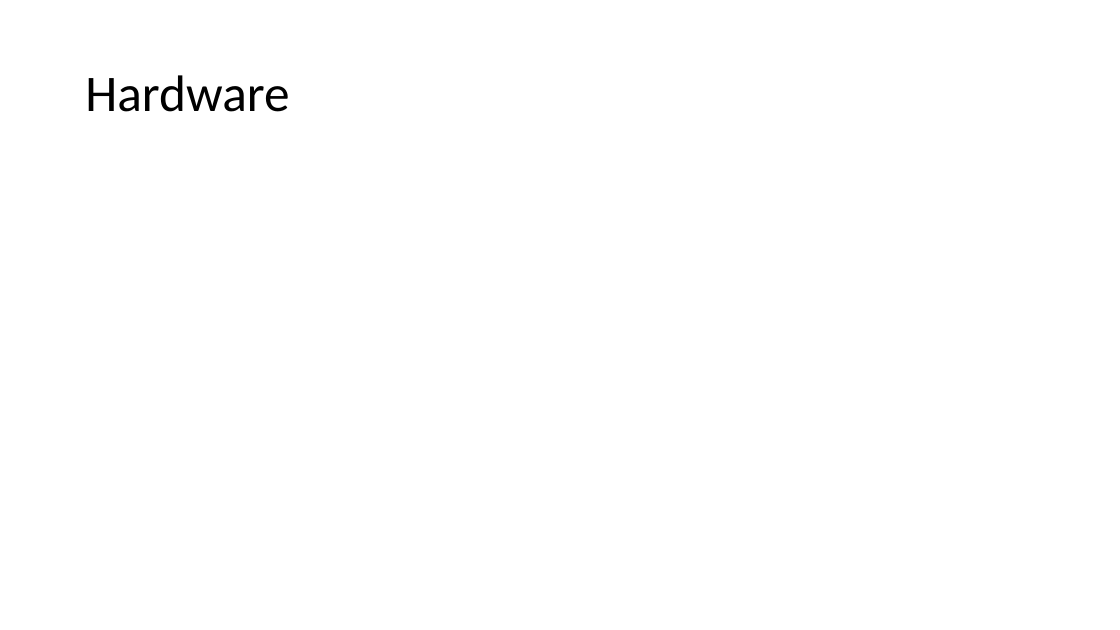
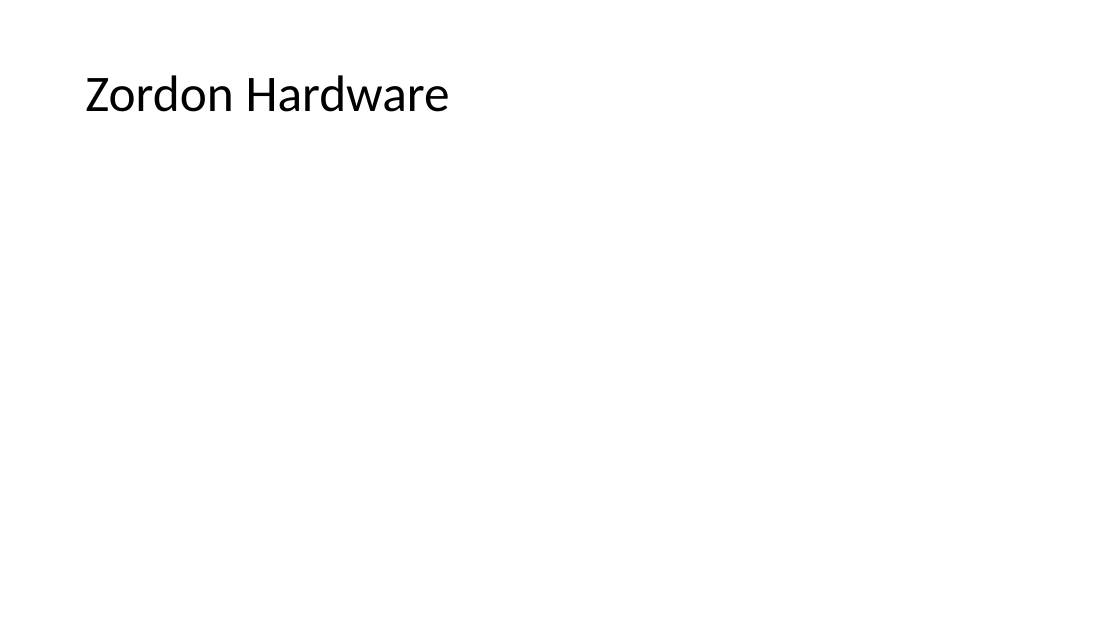
Before and after one commit to AP-IT-GH/iot16-zordon, a slide deck: slide 5 of doc/module3_Presentatie.pptx. Drawn at 1120x630 pixels with LibreOffice and Linux fonts; fonts in the diff are those of the drawing. Boxes give left, top, right and bottom in pixels: in the first picture for what was removed or moved away, otherwise in the second. Text is boxed around its words. In the diff, an @@ line names an element or a change of style, - is before the commit and + after.

Commit message:
Completed my part with corresponding images. Got my text of what to say for my part in my head so that's not included ;).

```diff
--- a/doc/module3_Presentatie.pptx
+++ b/doc/module3_Presentatie.pptx
@@ title at (85,75,450,112): text changed @@
-Hardware
+Zordon Hardware
```
Also in this commit, not shown: 5 other slides changed.
